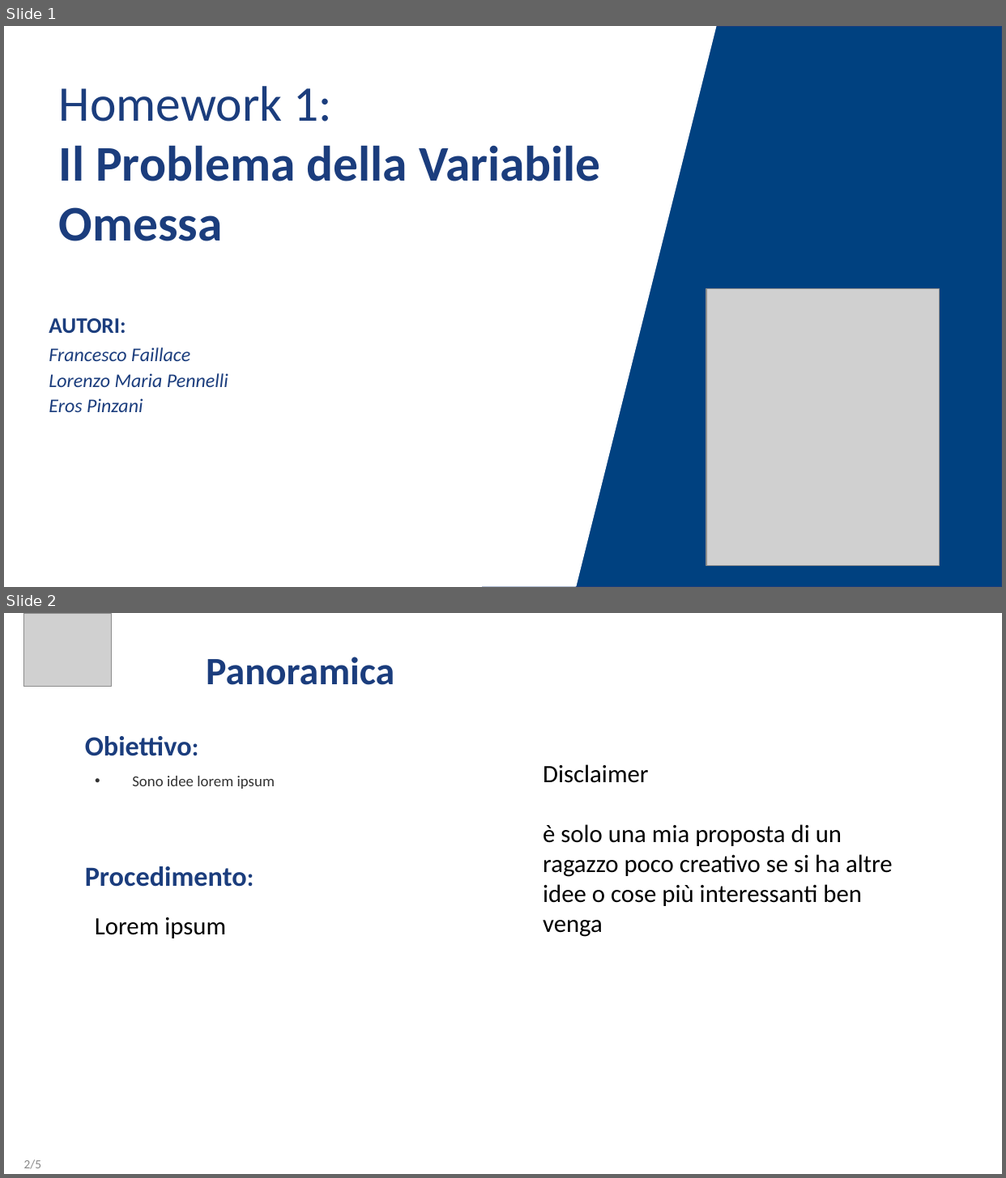
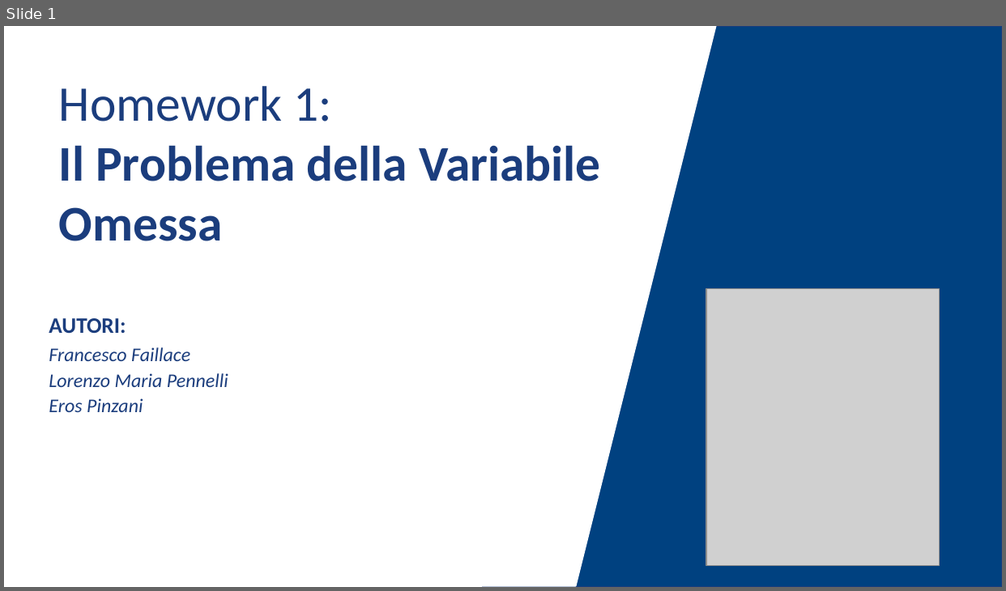
Before and after one commit to Eros-Pinzani/Statistical-Learning, a slide deck: Homework1/Presentazione_da_terminare.pptx. Shown one above the other, each under a label of ours: slides 1 and 2 before the commit, slide 1 after it. The pictures are 1006x1178 and 1006x591 pixels, drawn with LibreOffice and Linux fonts; fonts in the diff are those of the drawing; grey boxes stand for pictures. Boxes give left, top, right and bottom in pixels: in the first picture for what was removed or moved away, otherwise in the second. Text is boxed around its words. In the diff, an @@ line names an element or a change of style, - is before the commit and + after.

```diff
--- a/Homework1/Presentazione_da_terminare.pptx
+++ b/Homework1/Presentazione_da_terminare.pptx
@@ slide 2 removed at (4,613,1002,1174), background #FFFFFF @@
@@ picture removed at (24,613,112,686) @@
@@ text removed at (206,657,394,685) @@
-Panoramica
@@ text removed at (85,736,192,756) @@
-Obiettivo:
@@ text removed at (132,776,275,789) @@
-• Sono idee lorem ipsum
@@ text removed at (543,764,893,937) @@
-Disclaimer
-è solo una mia proposta di un ragazzo poco creativo se si ha altre idee o cose più interessanti ben venga
@@ text removed at (85,867,247,887) @@
-Procedimento:
@@ text removed at (95,918,226,939) @@
-Lorem ipsum
@@ text removed at (24,1160,42,1169) @@
-2/5
```
Also in this commit, not shown: 1 slide changed, 1 slide added.
